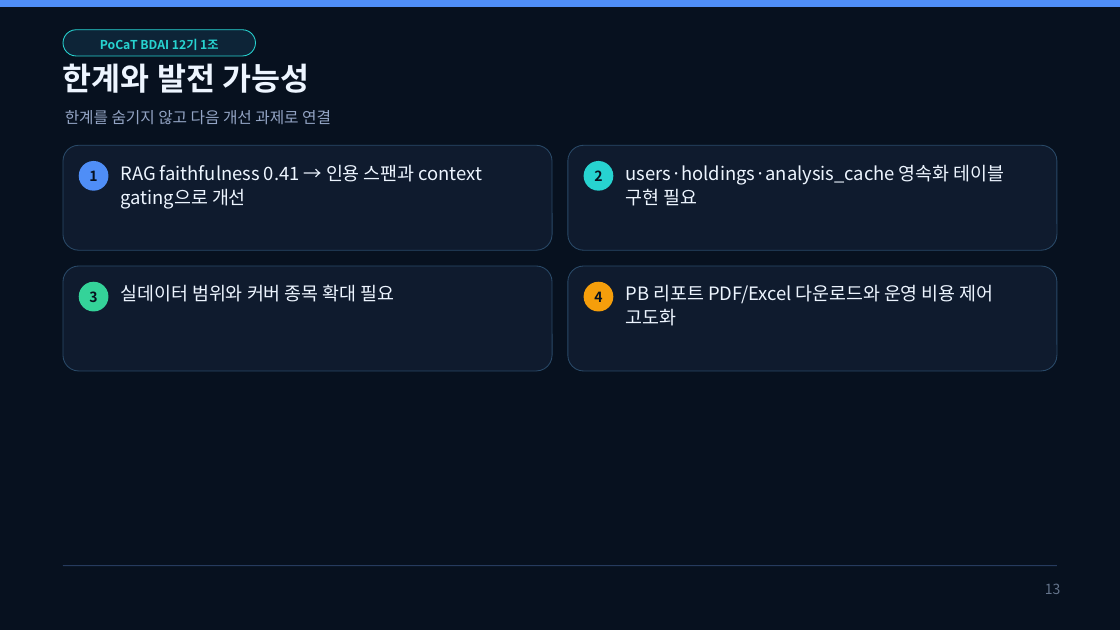
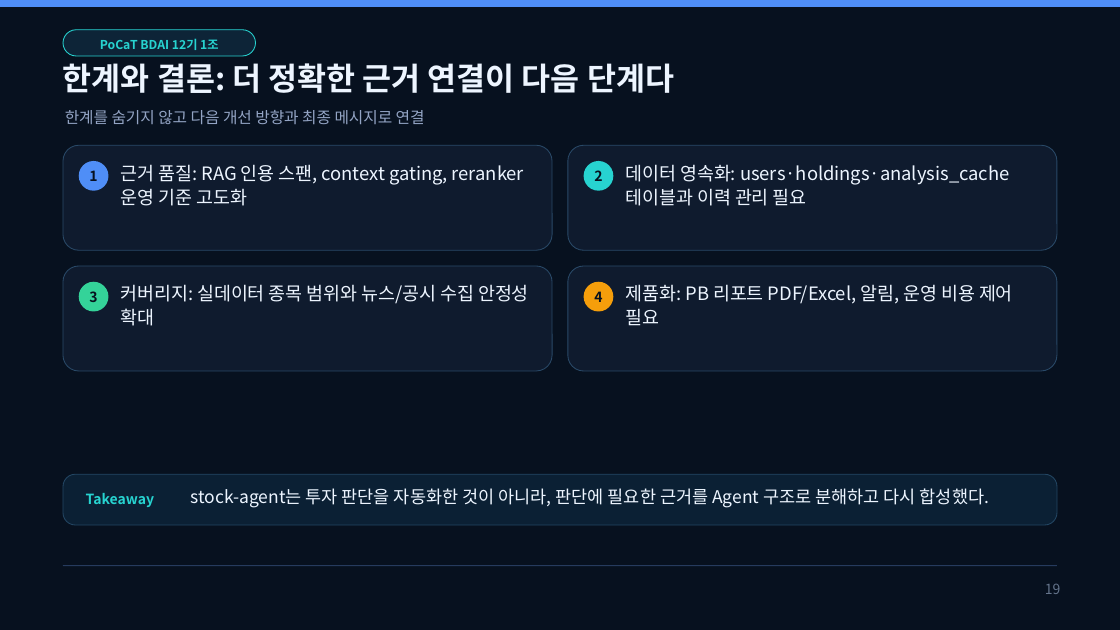
Before and after one commit to mygithub05253/stock-agent, a slide deck: slide 19 of docs/presentation/final_presentation.pptx (slide 13 before the commit). Drawn at 1120x630 pixels with LibreOffice and Linux fonts; fonts in the diff are those of the drawing. Boxes give left, top, right and bottom in pixels: in the first picture for what was removed or moved away, otherwise in the second. Text is boxed around its words. In the diff, an @@ line names an element or a change of style, - is before the commit and + after.

Commit message:
📝 Docs: 최종 발표 자료 Agent 상세 보강

```diff
--- a/docs/presentation/final_presentation.pptx
+++ b/docs/presentation/final_presentation.pptx
@@ text at (x1=63, y1=63, x2=674, y2=93): text changed @@
-한계와 발전 가능성
+한계와 결론: 더 정확한 근거 연결이 다음 단계다
@@ text at (x1=65, y1=110, x2=425, y2=124): text changed @@
-한계를 숨기지 않고 다음 개선 과제로 연결
+한계를 숨기지 않고 다음 개선 방향과 최종 메시지로 연결
@@ text at (x1=121, y1=164, x2=524, y2=206): text changed @@
-RAG faithfulness 0.41 → 인용 스팬과 context gating으로 개선
+근거 품질: RAG 인용 스팬, context gating, reranker 운영 기준 고도화
@@ text at (x1=626, y1=164, x2=1009, y2=206): text changed @@
-users·holdings·analysis_cache 영속화 테이블 구현 필요
+데이터 영속화: users·holdings·analysis_cache 테이블과 이력 관리 필요
@@ text at (x1=121, y1=284, x2=529, y2=326): text changed @@
-실데이터 범위와 커버 종목 확대 필요
+커버리지: 실데이터 종목 범위와 뉴스/공시 수집 안정성 확대
@@ text at (x1=626, y1=284, x2=1013, y2=326): text changed @@
-PB 리포트 PDF/Excel 다운로드와 운영 비용 제어 고도화
+제품화: PB 리포트 PDF/Excel, 알림, 운영 비용 제어 필요
@@ rounded rectangle added at (x1=63, y1=475, x2=1057, y2=525), fill #0B2034, outline #234663 0.75 pt @@
@@ text added at (x1=86, y1=493, x2=154, y2=507), 12 pt, text #27D3D0, bold @@
+Takeaway
@@ text added at (x1=191, y1=488, x2=989, y2=508), 15 pt, text #EDF5FF @@
+stock-agent는 투자 판단을 자동화한 것이 아니라, 판단에 필요한 근거를 Agent 구조로 분해하고 다시 합성했다.
@@ text at (x1=1045, y1=584, x2=1061, y2=594): text changed @@
-13
+19
```
Also in this commit, not shown: 8 other slides changed, 7 slides added, 2 slides removed, 6 other files.
